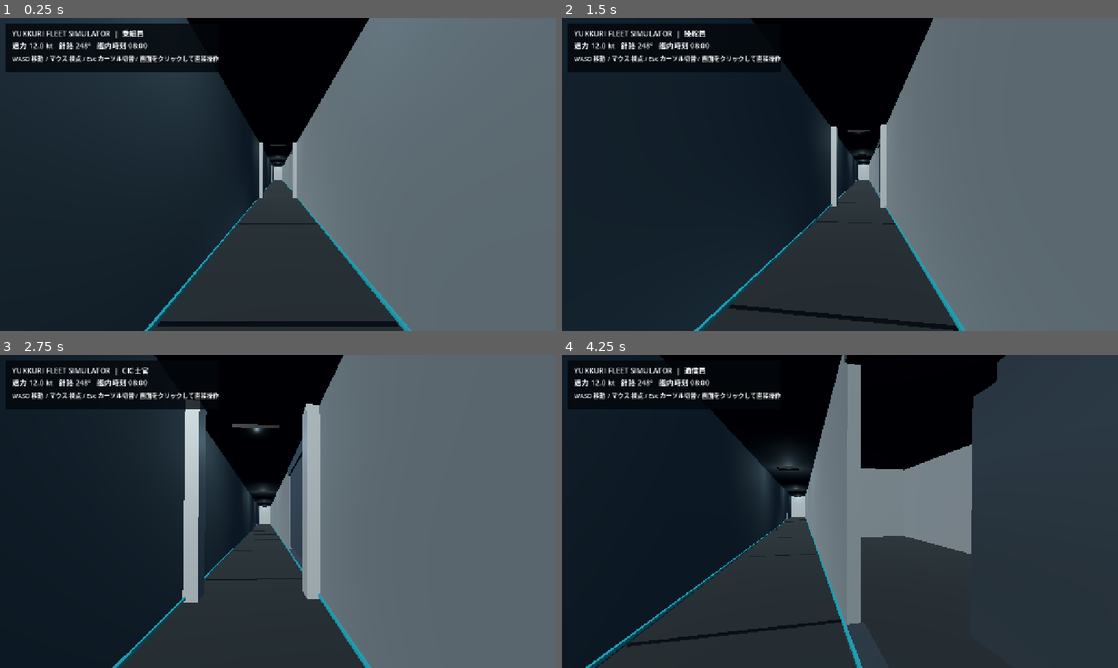
Above: before the commit, frames 1-4 (two rows, left to right).
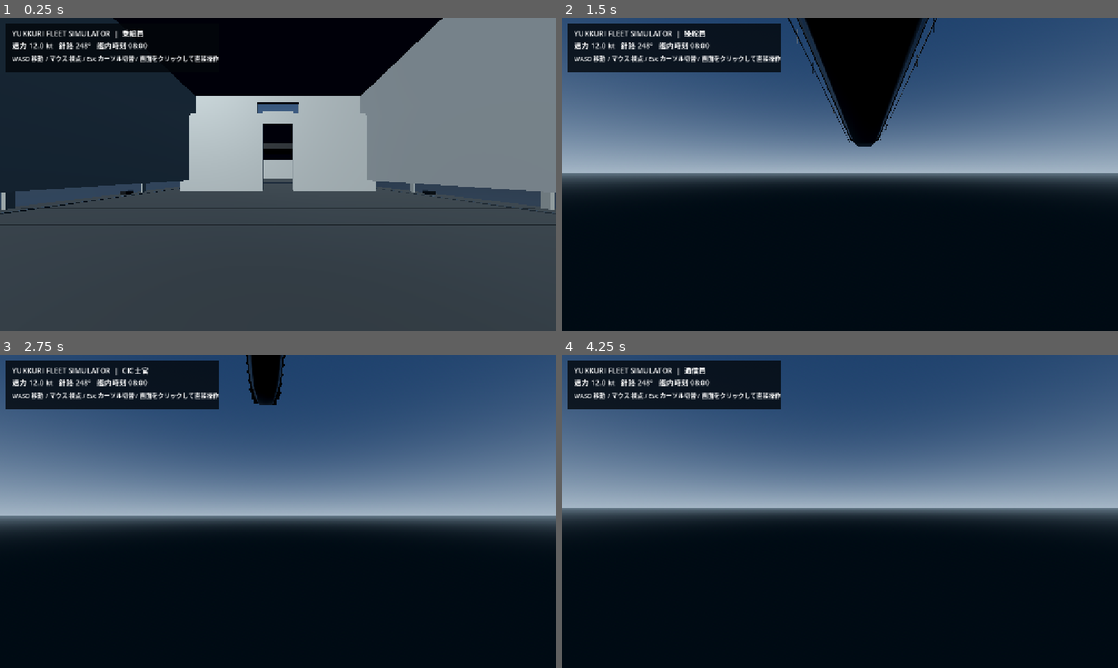
Above: after the commit, the same moments.

Repository: YukkuriP/Yukkuri-FPS-3
Game: Godot game, scene res://scenes/main.tscn
Two runs of this game, one before a commit and one after it. Both use one fixed random seed, a clock stepped at 60 frames per second and the inputs below.
Inputs (mouse positions are in pixels of both pictures, inside the frame that each line leads up to):
- Up to frame 1 (0.25 s): no input
- Up to frame 2 (1.5 s): move the mouse to (867, 174) at 0.52 s; hold W (fleet_fwd) from 0.53 s (still down); tap 1 at 0.6 s; click (867, 174) at 0.67 s; move the mouse to (812, 174) at 1.27 s; tap 2 at 1.35 s
- Up to frame 3 (2.75 s): keep holding W (fleet_fwd); move the mouse to (289, 505) at 2.02 s; tap 3 at 2.1 s
- Up to frame 4 (4.25 s): keep holding W (fleet_fwd); move the mouse to (834, 517) at 2.77 s; tap 4 at 2.85 s; click (834, 517) at 2.92 s; move the mouse to (878, 514) at 3.52 s; tap 5 at 3.6 s

The runs differ from the first frame. In frame 1, 57% of the frame differs, in the area x 0-100%, y 0-100%; in frame 2, 76%; in frame 3, 77%; in frame 4, 80%.
Error after the commit: Parse Error: Closing ")" doesn't have an opening counterpart. (res://scripts/deck_plan.gd:118)

Commit message:
Align lower-deck stair landing with passage opening

Diff:
--- a/scripts/deck_plan.gd
+++ b/scripts/deck_plan.gd
@@ -89,8 +89,8 @@
 	_box(lower, "Lower deck plating", Vector3(0, -1.55, 2), Vector3(13.0, 0.22, 76.0), floor_mat, true)
 	# Lower service passage and its watertight-style bulkheads.
 	_box(lower, "Lower passage port bulkhead", Vector3(-PASSAGE_HALF, -0.48, 2), Vector3(0.18, 1.9, 76.0), wall_mat, true)
-	_box(lower, "Lower passage starboard forward bulkhead", Vector3(PASSAGE_HALF, -0.48, -21.45), Vector3(0.18, 1.9, 29.1), wall_mat, true)
-	_box(lower, "Lower passage starboard aft bulkhead", Vector3(PASSAGE_HALF, -0.48, 17.45), Vector3(0.18, 1.9, 45.1), wall_mat, true)
+	_box(lower, "Lower passage starboard forward bulkhead", Vector3(PASSAGE_HALF, -0.48, -20.35), Vector3(0.18, 1.9, 31.3), wall_mat, true)
+	_box(lower, "Lower passage starboard aft bulkhead", Vector3(PASSAGE_HALF, -0.48, 18.55), Vector3(0.18, 1.9, 42.9), wall_mat, true)
 	for x in [-HULL_HALF, HULL_HALF]:
 		_box(lower, "Lower deck outer bulkhead", Vector3(x, -0.48, 2), Vector3(0.22, 1.9, 76.0), wall_mat, true)
 	# A sloped collision ramp under individually modeled stair treads makes the
@@ -115,7 +115,7 @@
 		var step_y := 1.16 - float(i) * 0.25
 		_box(self, "Stair tread", Vector3(STAIR_X, step_y, step_z), Vector3(1.25, 0.07, 0.38), trim_mat)
 	for side in [-1.0, 1.0]:
-		var rail := _box(stair, "Stair handrail", Vector3(side * 0.82, 0.72, 0), Vector3(0.07, 0.07, 4.9), alloy_material())
+		var rail := _box(stair, "Stair handrail", Vector3(side * 0.82, 0.72, 0), Vector3(0.07, 0.07, 4.9), trim_mat))
 		rail.rotation.x = 0.0
 	# Lower-deck equipment, service lockers and low-level lighting.
 	for z in [-28.0, -18.0, -2.0, 12.0, 26.0]:
@@ -130,8 +130,6 @@
 		lower.add_child(lamp)
 	_label("LOWER DECK ACCESS", Vector3(3.45, DECK_Y + 2.7, -7.6), 20)
 
-func alloy_material() -> Material:
-	return trim_mat
 
 func _room_wall_x(x: float, z_center: float, door_z: float) -> void:
 	var half_len := 4.8
